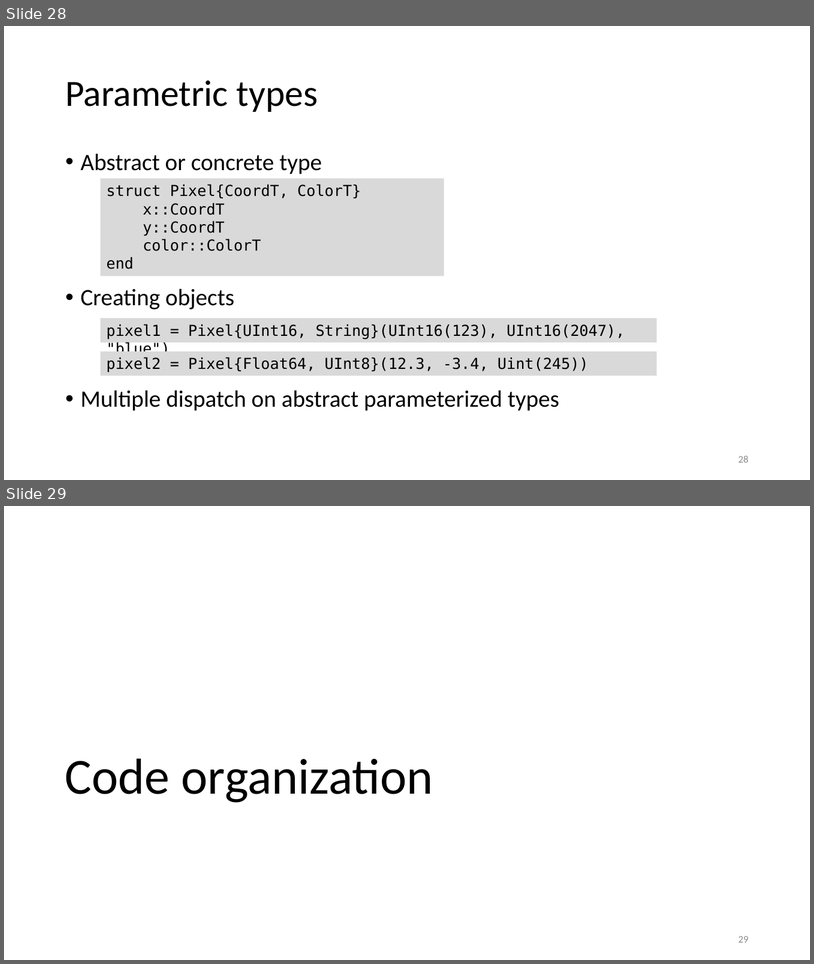
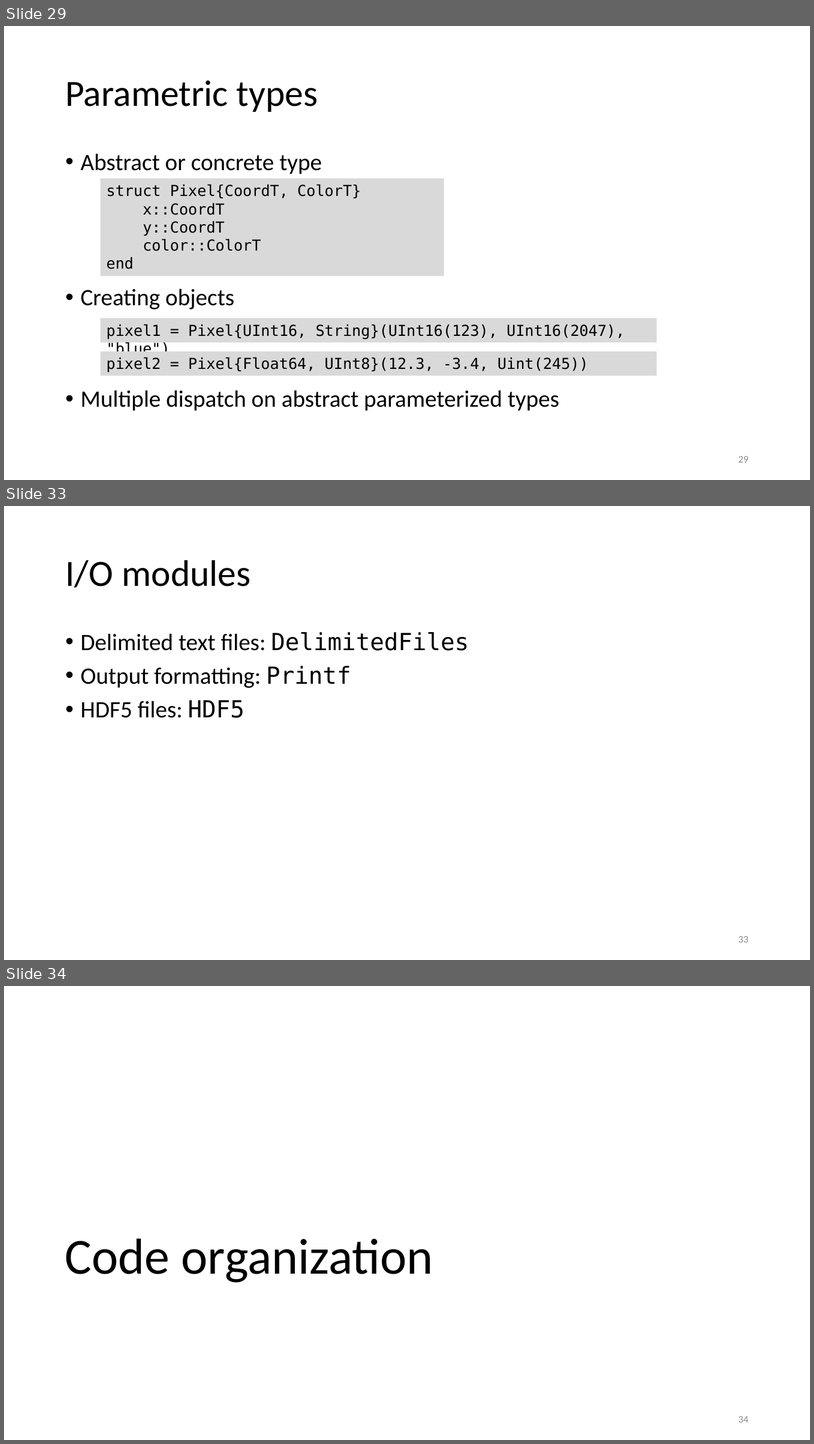
Before and after one commit to gjbex/Julia_good_bad_ugly, a slide deck: Julia,_good_back_ugly.pptx. Shown one above the other, each under a label of ours: slides 28 and 29 before the commit, slides 29, 33 and 34 after it; the slides between them are not shown. The pictures are 814x964 and 814x1444 pixels, drawn with LibreOffice and Linux fonts; fonts in the diff are those of the drawing. Boxes give left, top, right and bottom in pixels: in the first picture for what was removed or moved away, otherwise in the second. Text is boxed around its words. In the diff, an @@ line names an element or a change of style, - is before the commit and + after.

```diff
--- a/Julia,_good_back_ugly.pptx
+++ b/Julia,_good_back_ugly.pptx
@@ slide 33 added at box(4, 506, 810, 960), background #FFFFFF @@
@@ title added at box(65, 560, 251, 588), 44 pt, text #000000 @@
+I/O modules
@@ text added at box(81, 632, 469, 718), 28 pt, text #000000 @@
+• Delimited text files: DelimitedFiles
+• Output formatting: Printf
+• HDF5 files: HDF5
@@ page number added at box(738, 936, 749, 942), 12 pt, text #8C8C8C @@
+33
@@ what was slide 28 is now slide 29 @@
@@ page number at box(738, 456, 749, 462): text changed @@
-28
+29
@@ what was slide 29 is now slide 34 @@
@@ page number at box(738, 1416, 749, 1422): text changed @@
-29
+34
```
Also in this commit, not shown: 4 slides changed, 8 other slides added.
